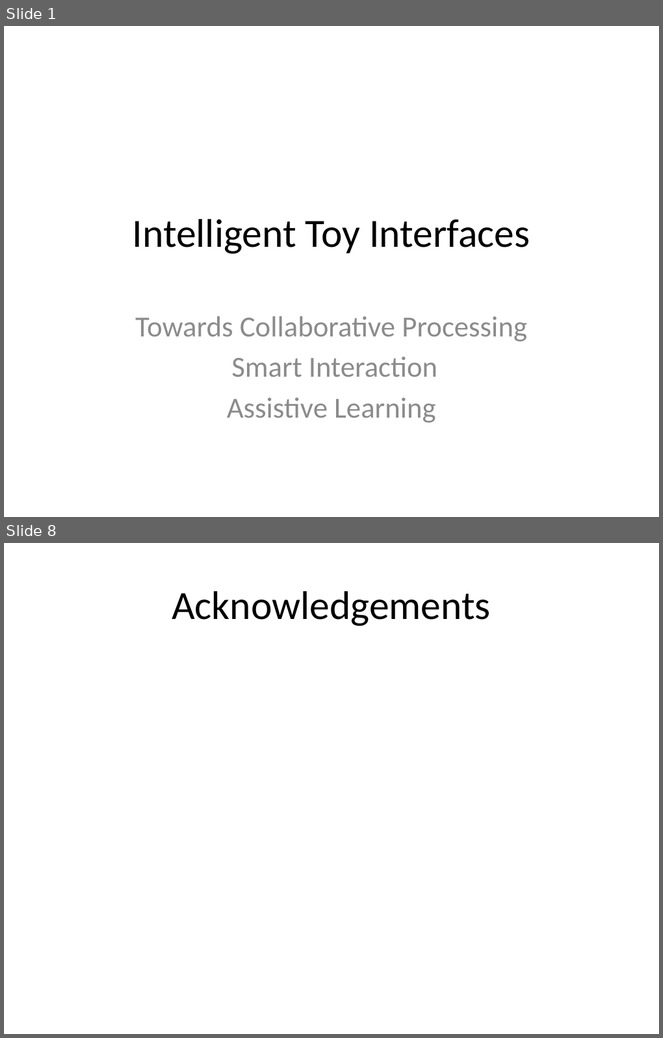
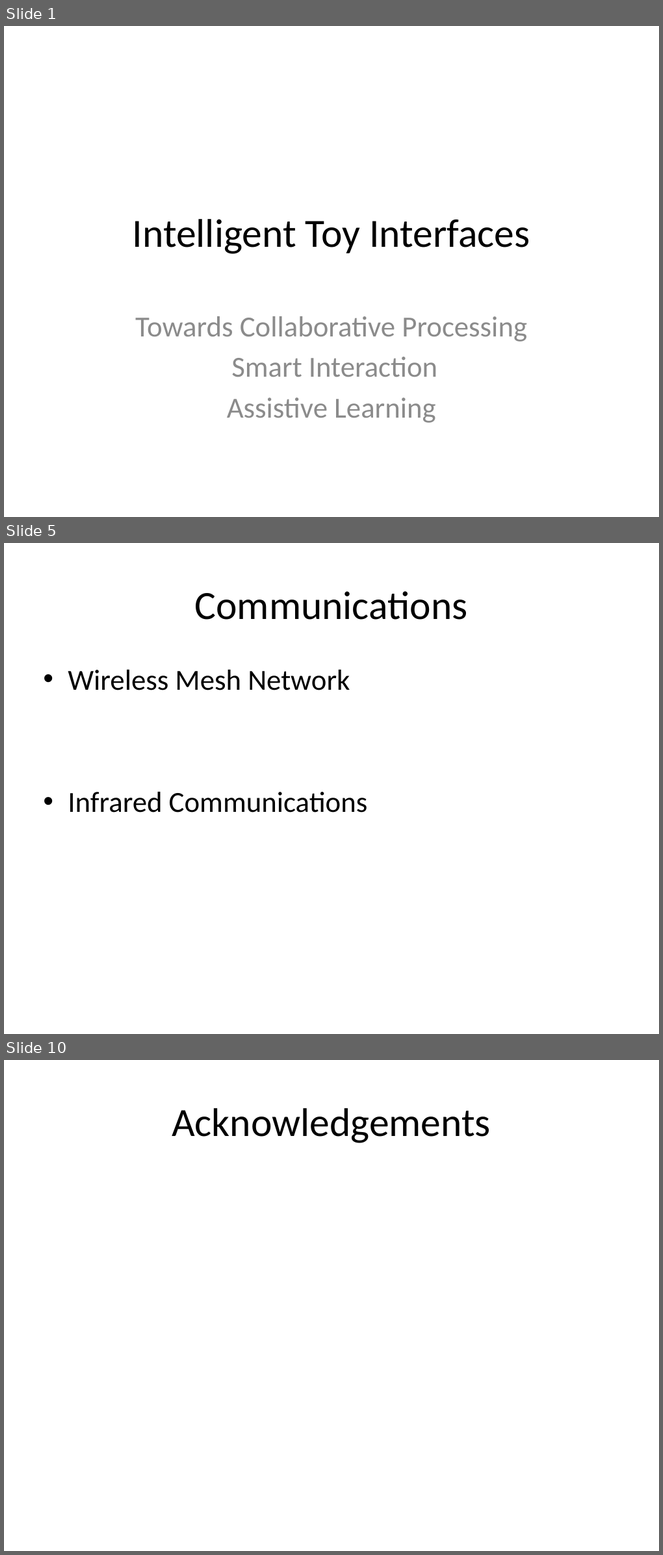
Before and after one commit to AlexJaeger/presfyp, a slide deck: midas/midas_pres.pptx. Shown one above the other, each under a label of ours: slides 1 and 8 before the commit, slides 1, 5 and 10 after it; the slides between them are not shown. The pictures are 663x1038 and 663x1555 pixels, drawn with LibreOffice and Linux fonts; fonts in the diff are those of the drawing. Boxes give left, top, right and bottom in pixels: in the first picture for what was removed or moved away, otherwise in the second. Text is boxed around its words. In the diff, an @@ line names an element or a change of style, - is before the commit and + after.

```diff
--- a/midas/midas_pres.pptx
+++ b/midas/midas_pres.pptx
@@ slide 5 added at (x1=4, y1=543, x2=659, y2=1034), background #FFFFFF @@
@@ title added at (x1=195, y1=591, x2=468, y2=620), 44 pt, text #000000 @@
+Communications
@@ text added at (x1=68, y1=670, x2=368, y2=813), 32 pt, text #000000 @@
+• Wireless Mesh Network
+• Infrared Communications
@@ what was slide 8 is now slide 10 @@
```
Also in this commit, not shown: 4 slides changed, 3 other slides added, 2 slides removed.
